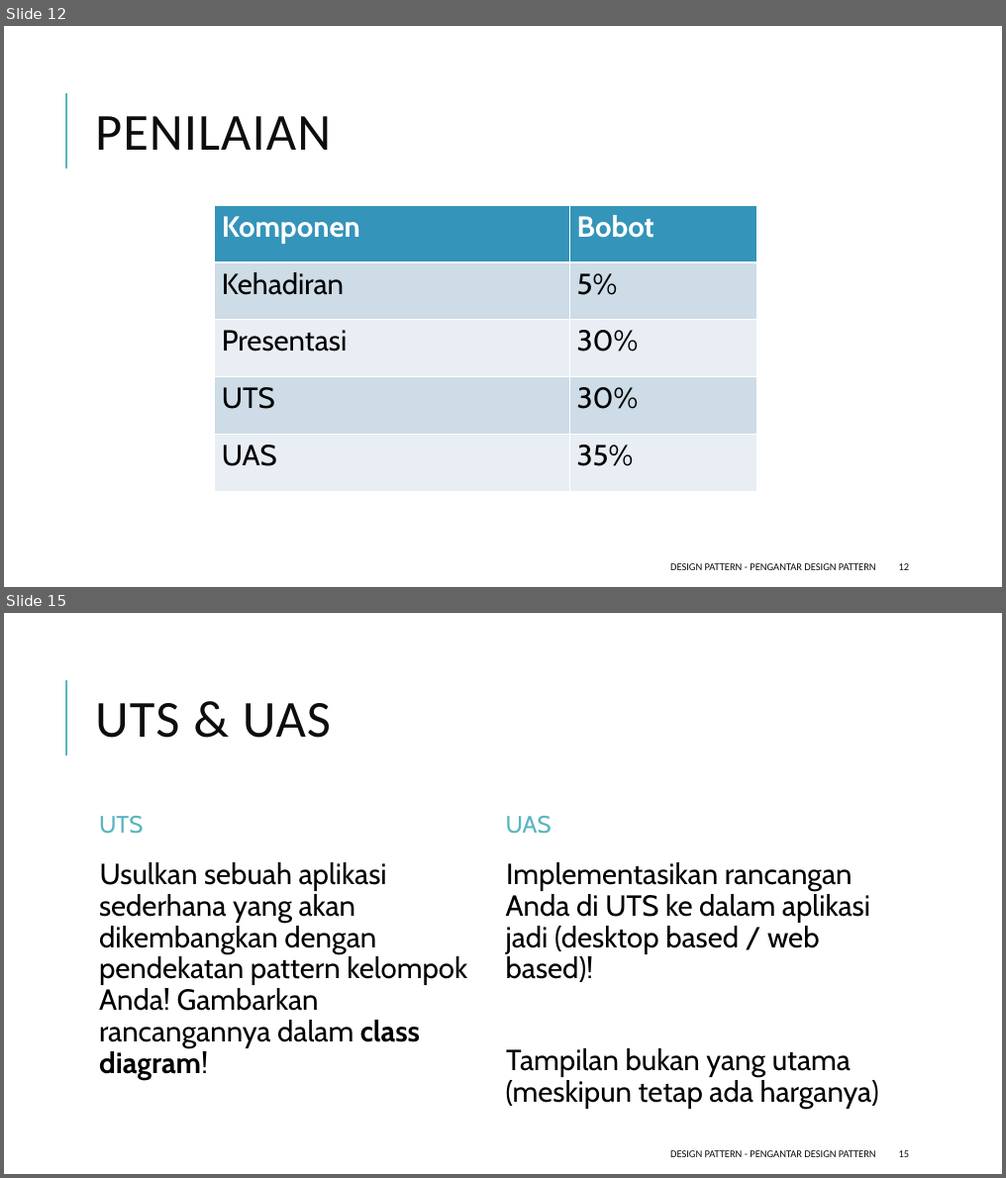
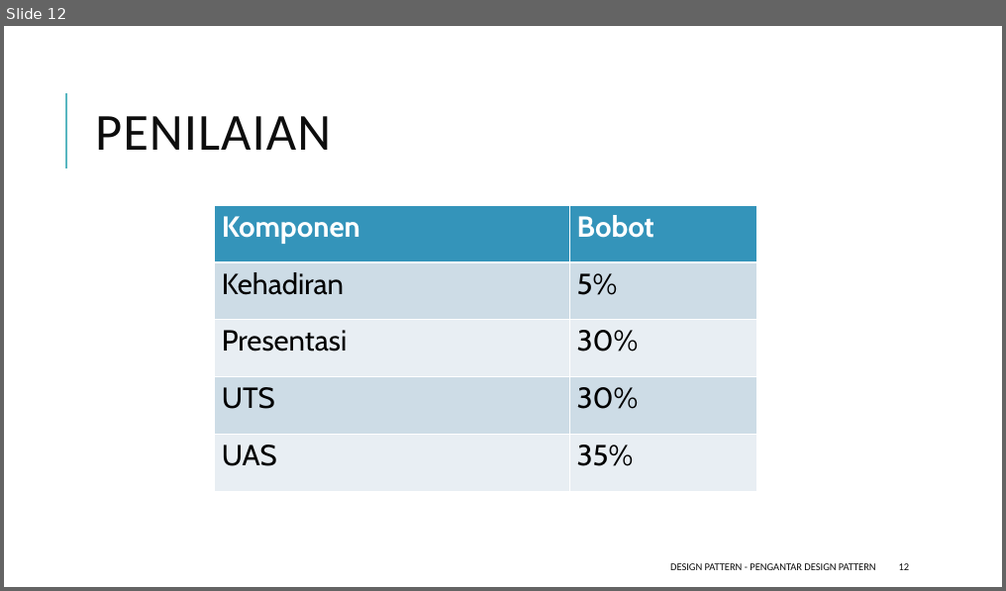
Before and after one commit to ksatria/MK-Design-Pattern, a slide deck: PPT/Design Pattern 1 - Pengantar Design Pattern.pptx. Shown one above the other, each under a label of ours: slides 12 and 15 before the commit, slide 12 after it; the slides between them are not shown. The pictures are 1006x1178 and 1006x591 pixels, drawn with LibreOffice and Linux fonts; fonts in the diff are those of the drawing. Boxes give left, top, right and bottom in pixels: in the first picture for what was removed or moved away, otherwise in the second. Text is boxed around its words. In the diff, an @@ line names an element or a change of style, - is before the commit and + after.

```diff
--- a/PPT/Design Pattern 1 - Pengantar Design Pattern.pptx
+++ b/PPT/Design Pattern 1 - Pengantar Design Pattern.pptx
@@ slide 15 removed at (4, 613, 1002, 1174), background #FFFFFF; not listed: 1 template element that a slide beside it also shows @@
@@ title removed at (95, 703, 331, 738) @@
-UTS & UAS
@@ text removed at (99, 816, 143, 834) @@
-UTS
@@ text removed at (506, 816, 551, 834) @@
-UAS
@@ text removed at (99, 862, 467, 1080) @@
-  Usulkan sebuah aplikasi sederhana yang akan dikembangkan dengan pendekatan pattern kelompok Anda! Gambarkan rancangannya dalam class diagram!
@@ text removed at (506, 862, 879, 1109) @@
-  Implementasikan rancangan Anda di UTS ke dalam aplikasi jadi (desktop based / web based)!
-  Tampilan bukan yang utama (meskipun tetap ada harganya)
@@ text removed at (670, 1151, 876, 1157) @@
-DESIGN PATTERN - PENGANTAR DESIGN PATTERN
@@ page number removed at (899, 1151, 910, 1157) @@
-15
```
Also in this commit, not shown: 1 slide changed, 1 slide added, 1 other slide removed.
